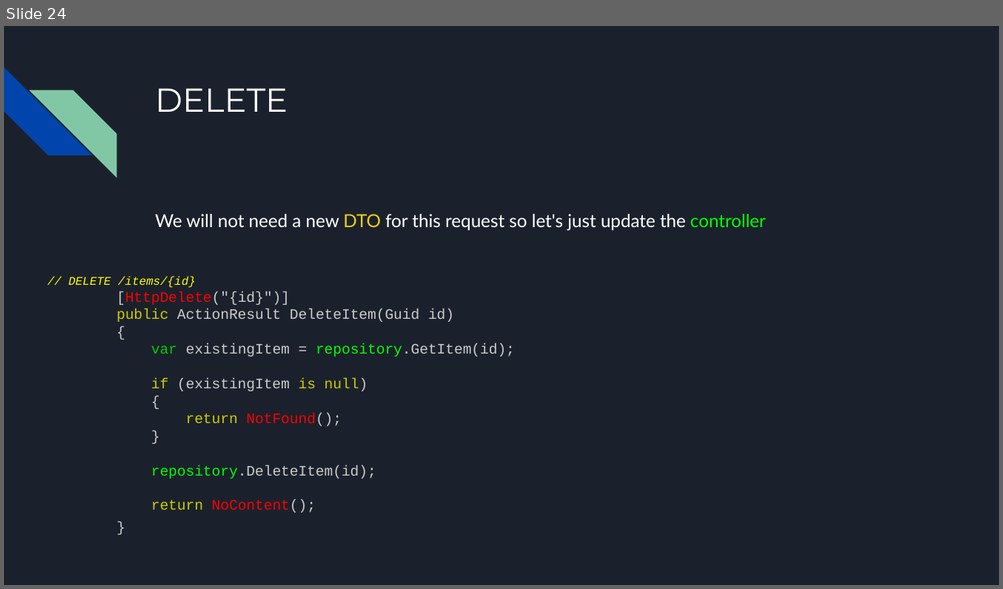
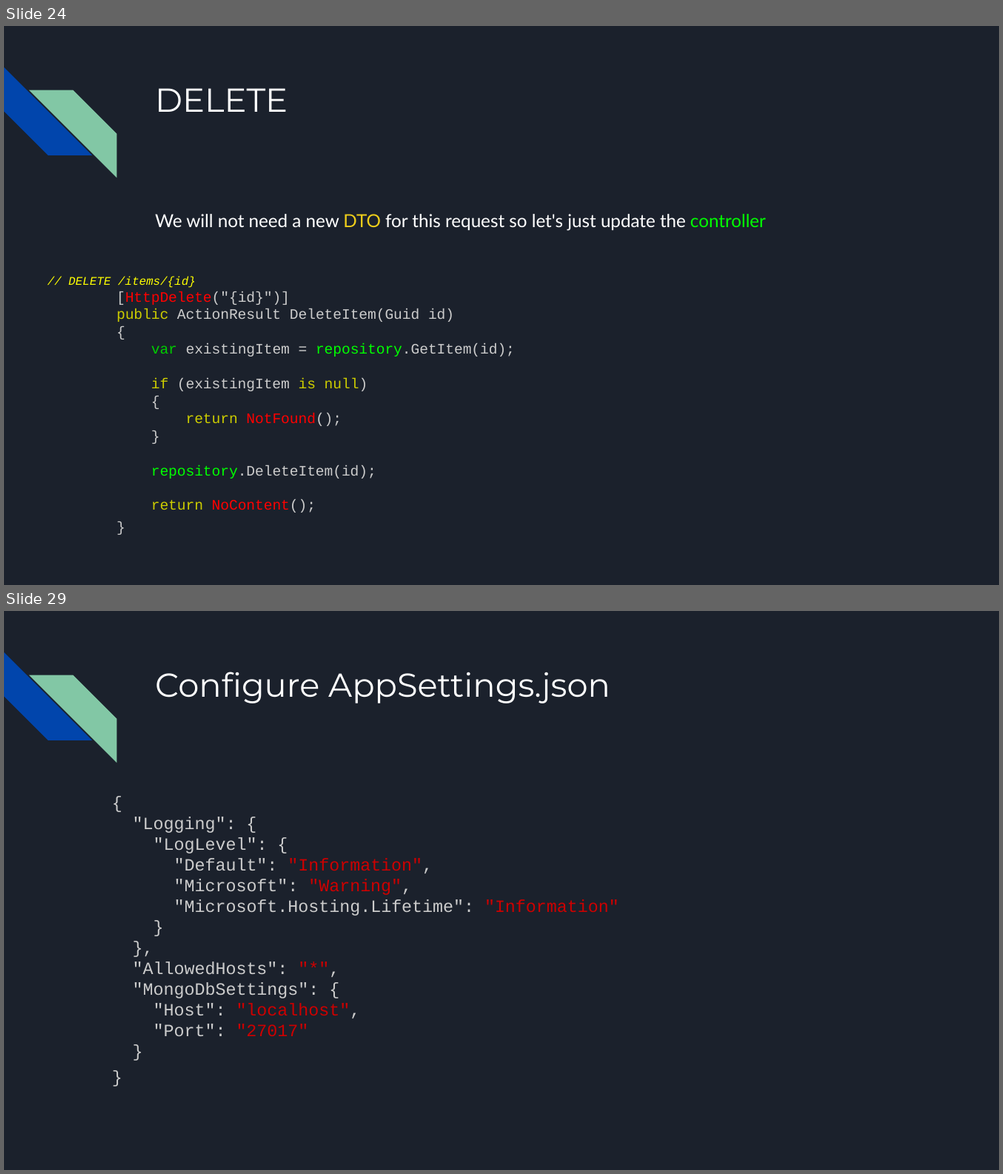
Before and after one commit to kek-Sec/ASP.net-REST-API-GUIDE, a slide deck: ASP.net REST API.pptx. Shown one above the other, each under a label of ours: slide 24 before the commit, slides 24 and 29 after it; the slides between them are not shown. The pictures are 1003x589 and 1003x1174 pixels, drawn with LibreOffice and Linux fonts; fonts in the diff are those of the drawing. Boxes give left, top, right and bottom in pixels: in the first picture for what was removed or moved away, otherwise in the second. Text is boxed around its words. In the diff, an @@ line names an element or a change of style, - is before the commit and + after.

Commit message:
MongoDB and persistance

```diff
--- a/ASP.net REST API.pptx
+++ b/ASP.net REST API.pptx
@@ slide 29 added at (4,611,999,1170), background #1B212C; not listed: 2 template elements that a slide beside it also shows @@
@@ title added at (155,672,610,703), 24 pt, text #FFFFFF @@
+Configure AppSettings.json
@@ text added at (133,817,619,1037), 12.5 pt, text #CCCCCC @@
+{
+"Logging": {
+"LogLevel": {
+"Default": "Information",
+"Microsoft": "Warning",
+"Microsoft.Hosting.Lifetime": "Information"
+}
+},
+"AllowedHosts": "*",
+"MongoDbSettings": {
+"Host": "localhost",
+"Port": "27017"
+}
+}
```
Also in this commit, not shown: 6 other slides added, 1 other file.
